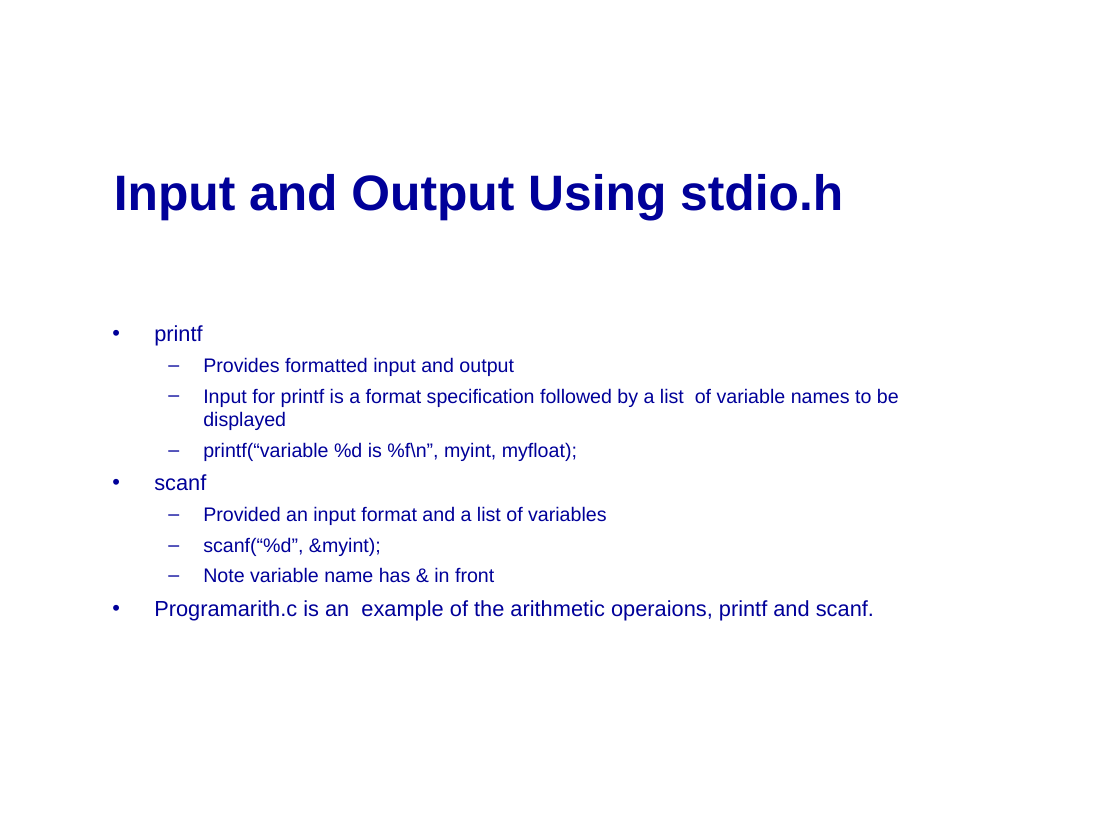
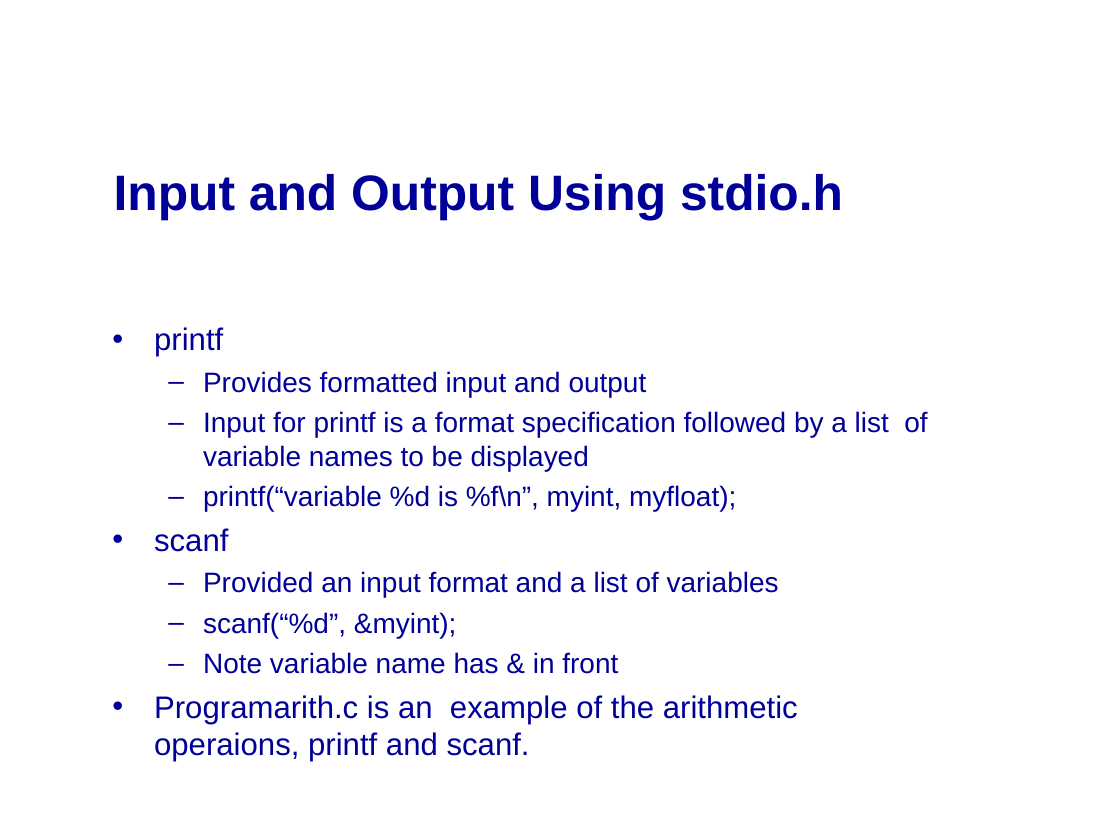
Before and after one commit to mikeg64/iome, a slide deck: slide 27 of src/examples/course/c/presentation/IntrotoC1.ppt (slide 26 before the commit). Drawn at 1120x840 pixels with LibreOffice and Linux fonts; fonts in the diff are those of the drawing; background and template pictures are left out. Boxes give left, top, right and bottom in pixels: in the first picture for what was removed or moved away, otherwise in the second. Text is boxed around its words. In the diff, an @@ line names an element or a change of style, - is before the commit and + after.

```diff
--- a/src/examples/course/c/presentation/IntrotoC1.ppt
+++ b/src/examples/course/c/presentation/IntrotoC1.ppt
@@ text "printf" at box(154, 327, 927, 762): size 14 to 20 pt in "printf", "scanf", "Programarith.c is an example of the arithmetic ..."; size 12.6 to 18 pt in "Provides formatted input and output", "Input for printf is a format specification ...", "printf(“variable %d is %f\n”, myint, myfloat);", "Provided an input format and a list ..." and 2 more places; indent changed @@
```
Also in this commit, not shown: 42 other slides changed, 2 slides added, 15 other files.
